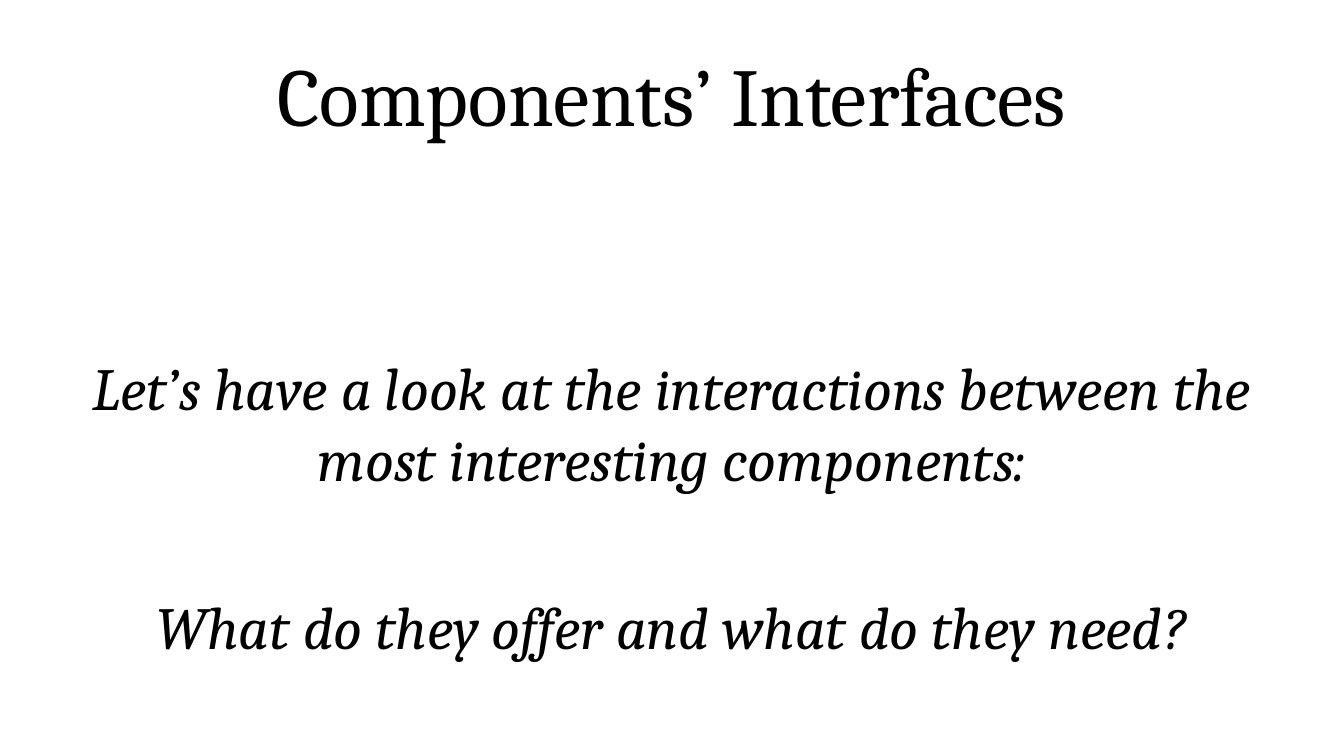
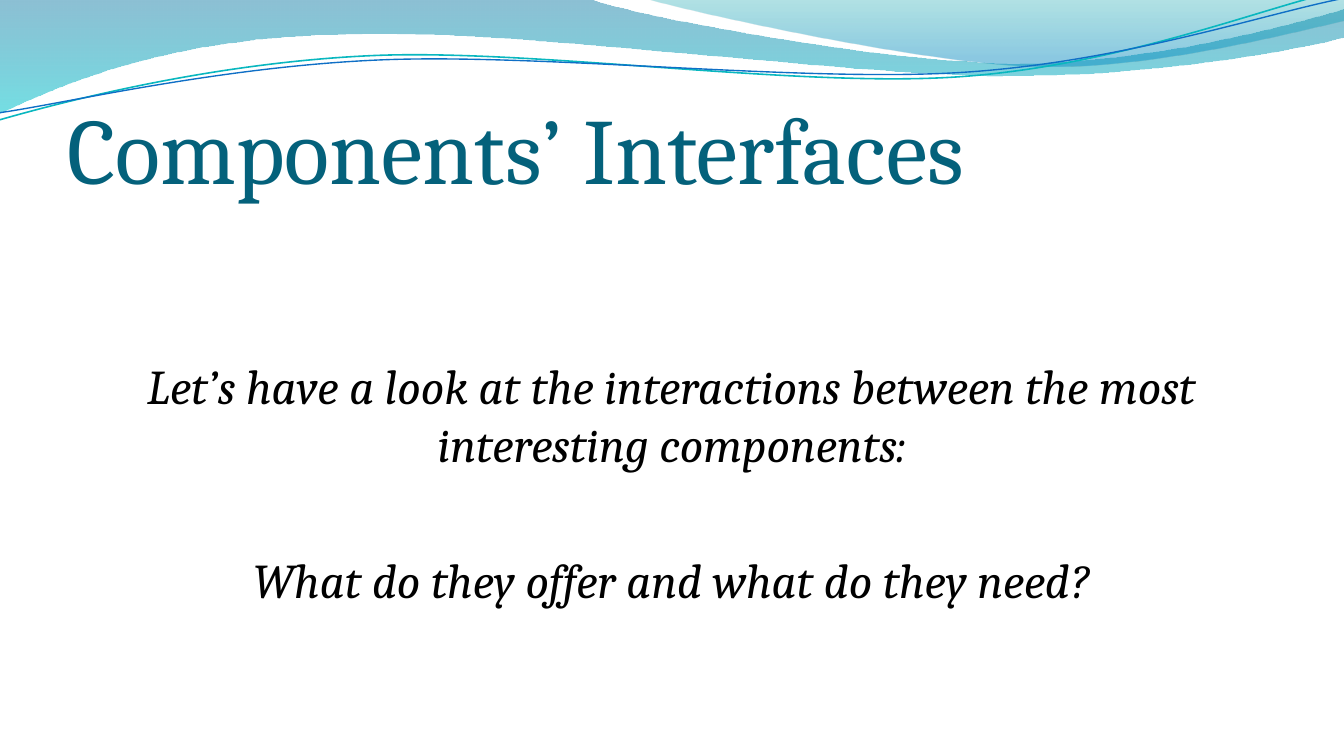
Before and after one commit to MarcoRomani/myTaxyService-SE2-PozziRomani, a slide deck: slide 1 of OtherStuff/DD all files/Components’ Interfaces.pptx. Drawn at 1344x756 pixels with LibreOffice and Linux fonts; fonts in the diff are those of the drawing; background and template pictures are left out. Boxes give left, top, right and bottom in pixels: in the first picture for what was removed or moved away, otherwise in the second. Text is boxed around its words. In the diff, an @@ line names an element or a change of style, - is before the commit and + after.

```diff
--- a/OtherStuff/DD all files/Components’ Interfaces.pptx
+++ b/OtherStuff/DD all files/Components’ Interfaces.pptx
@@ freeform shape added at [0,0,1344,113], fill gradient #0074A1 to #00C6CF @@
@@ freeform shape added at [0,0,1344,126], outline #0AB8BF 0.85 pt @@
@@ freeform shape added at [0,0,1344,120], outline #0F6FC6 0.75 pt @@
@@ freeform shape added at [644,0,1344,69], fill gradient #00A1A9 to #008BBF @@
@@ title "Components’ Interfaces": place and size @@
-title "Components’ Interfaces" at [277,67,1066,144]
+title "Components’ Interfaces" at [67,99,964,204]
@@ title "Components’ Interfaces" at [67,99,964,204]: size 44 to 50 pt, text colour #000000 to #04617B; alignment centre to left; vertical alignment middle to bottom @@
@@ text "Let’s have a look at ...": place and size @@
-text "Let’s have a look at ..." at [92,368,1250,662]
+text "Let’s have a look at ..." at [147,370,1195,608]
@@ text "Let’s have a look at ..." at [147,370,1195,608]: size 32 to 26 pt; less space between paragraphs @@
```
Also in this commit, not shown: 5 other slides changed, 1 other file.
